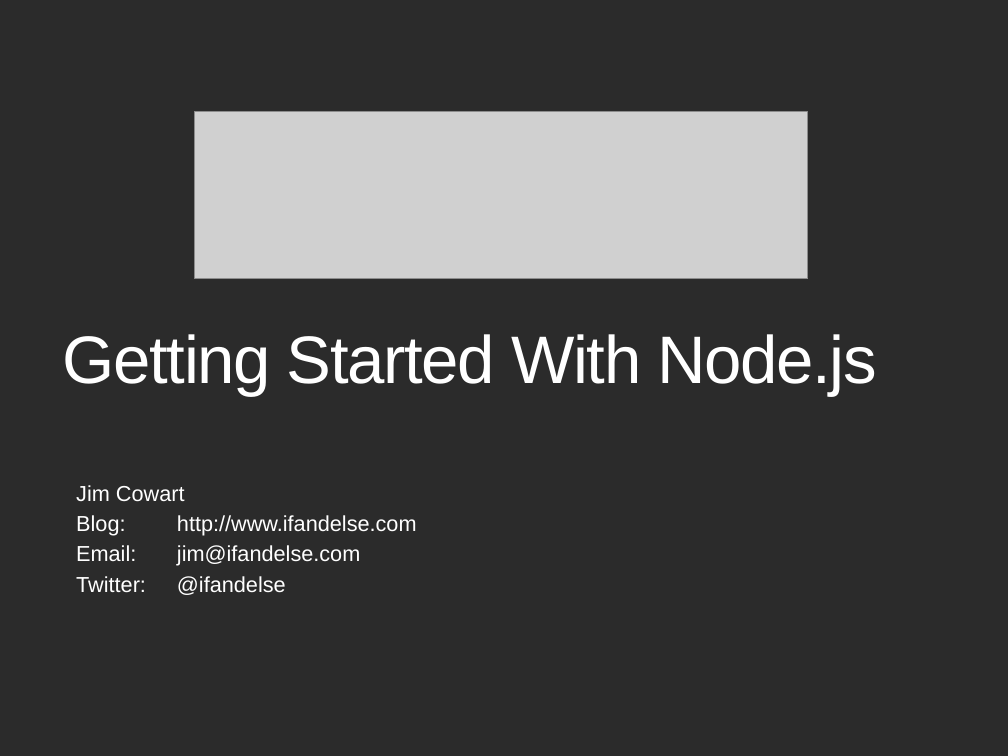
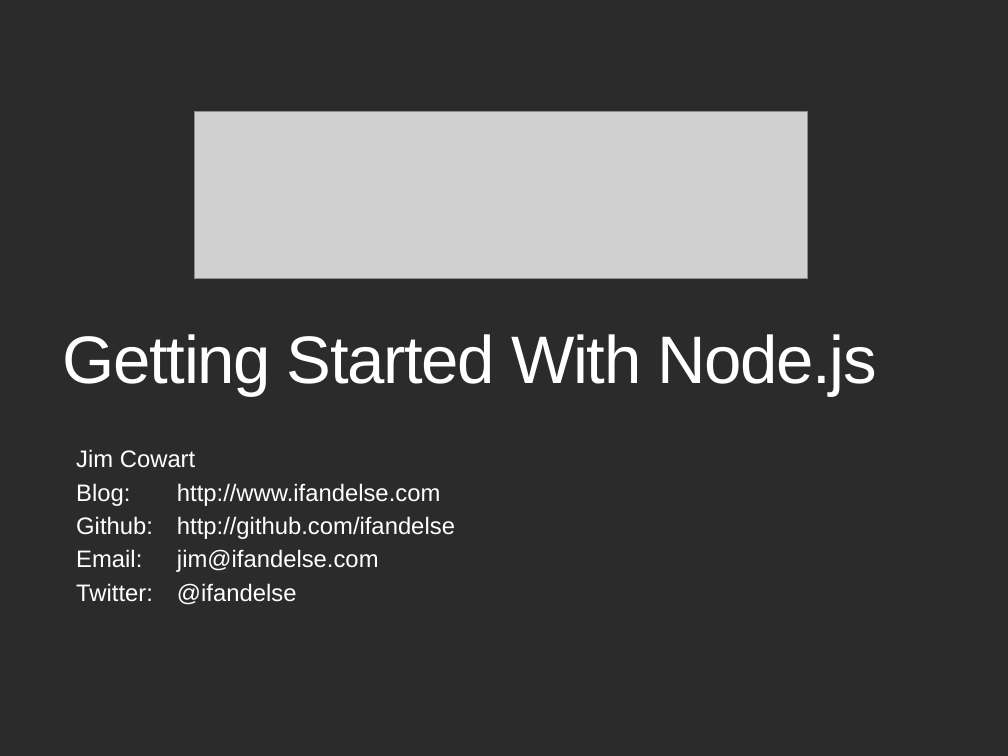
Before and after one commit to ifandelse/DevLink-2011---Getting-Started-With-Nodejs, a slide deck: slide 1 of PowerPoint/GettingStartedWithNodejs.pptx. Drawn at 1008x756 pixels with LibreOffice and Linux fonts; fonts in the diff are those of the drawing; grey boxes stand for pictures; background and template pictures are left out; a plain dark background stands for a picture behind light text. Boxes give left, top, right and bottom in pixels: in the first picture for what was removed or moved away, otherwise in the second. Text is boxed around its words. In the diff, an @@ line names an element or a change of style, - is before the commit and + after.

```diff
--- a/PowerPoint/GettingStartedWithNodejs.pptx
+++ b/PowerPoint/GettingStartedWithNodejs.pptx
@@ subtitle "Jim Cowart": place and size @@
-subtitle "Jim Cowart" at (76, 485, 417, 595)
+subtitle "Jim Cowart" at (76, 449, 455, 605)
@@ subtitle at (76, 449, 440, 605): size 15.5 to 17 pt in "Jim Cowart", "Blog: http://www.ifandelse.com", "Email: jim@ifandelse.com", "Twitter: @ifandelse" @@
@@ subtitle at (76, 516, 455, 539): paragraph added @@
+Github: http://github.com/ifandelse
```
Also in this commit, not shown: 3 other slides changed.
